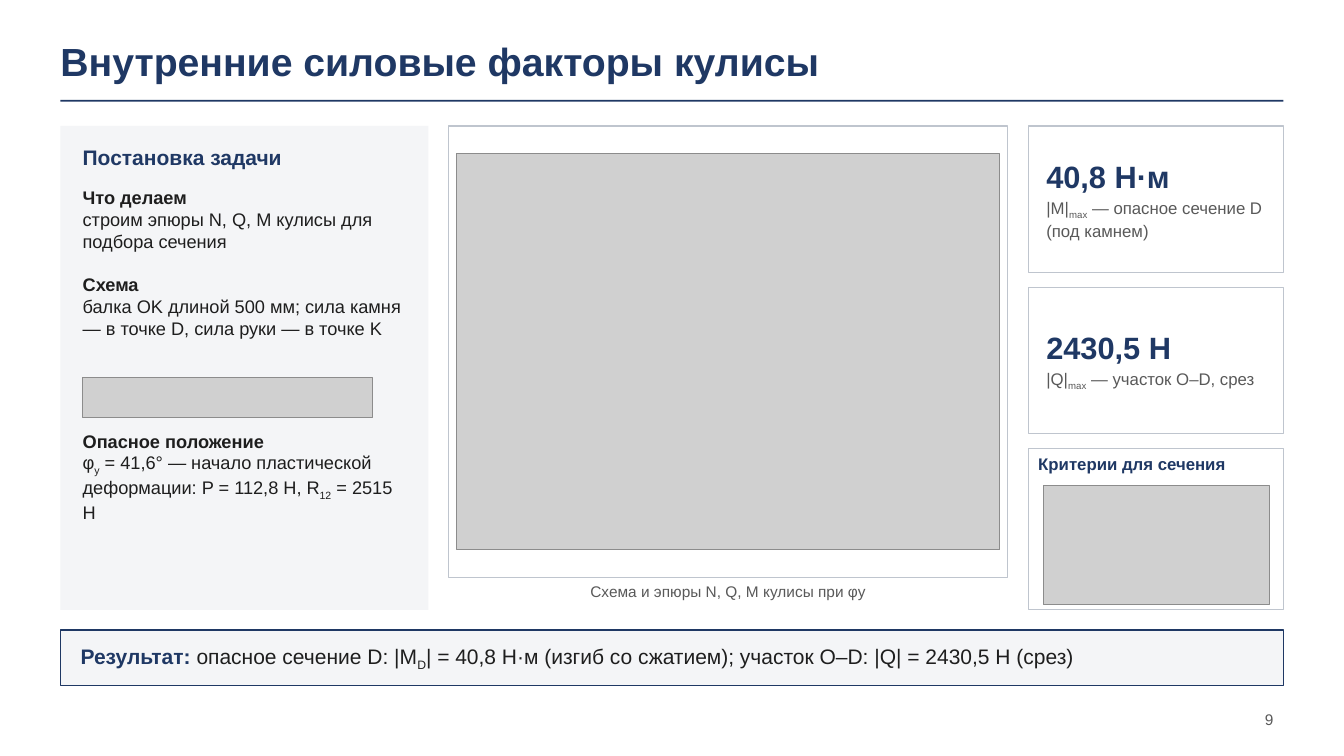
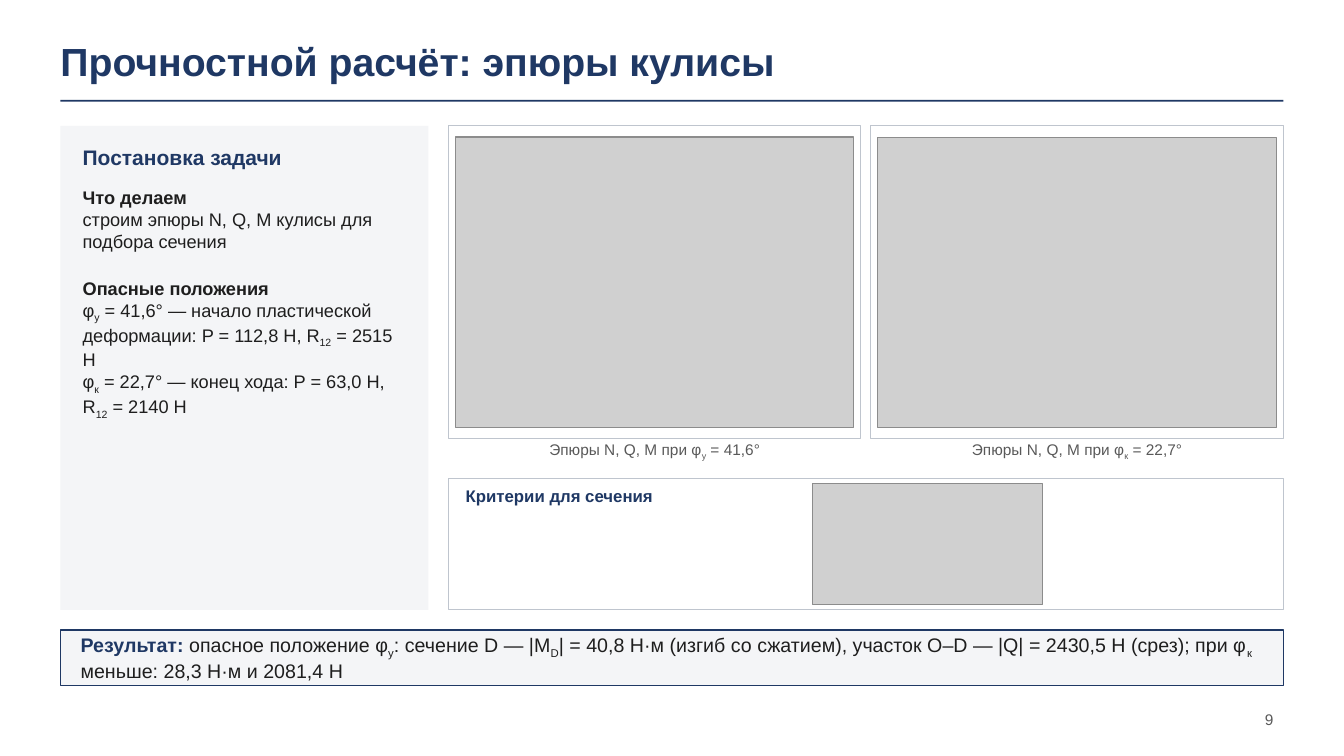
Before and after one commit to DamirNine/prikmeh, a slide deck: slide 9 of курсовой/2026-11-23/Презентация/Презентация_укупориватель_23-11.pptx. Drawn at 1344x756 pixels with LibreOffice and Linux fonts; fonts in the diff are those of the drawing; grey boxes stand for pictures; background and template pictures are left out. Boxes give left, top, right and bottom in pixels: in the first picture for what was removed or moved away, otherwise in the second. Text is boxed around its words. In the diff, an @@ line names an element or a change of style, - is before the commit and + after.

```diff
--- a/курсовой/2026-11-23/Презентация/Презентация_укупориватель_23-11.pptx
+++ b/курсовой/2026-11-23/Презентация/Презентация_укупориватель_23-11.pptx
@@ title at (x1=60, y1=47, x2=774, y2=84): text changed @@
-Внутренние силовые факторы кулисы
+Прочностной расчёт: эпюры кулисы
@@ rectangle resized from (x1=449, y1=126, x2=1008, y2=578) to (x1=449, y1=126, x2=861, y2=439) @@
@@ picture resized from (x1=457, y1=153, x2=1000, y2=549) to (x1=456, y1=137, x2=854, y2=427) @@
@@ rectangle resized from (x1=1028, y1=287, x2=1284, y2=434) to (x1=871, y1=126, x2=1284, y2=439) @@
@@ picture added at (x1=878, y1=137, x2=1276, y2=427) @@
@@ rectangle removed at (x1=1028, y1=126, x2=1284, y2=272) @@
@@ text removed at (x1=1046, y1=166, x2=1262, y2=241) @@
-40,8 Н·м
-|M|max — опасное сечение D (под камнем)
@@ text at (x1=83, y1=282, x2=269, y2=295): text changed @@
-Опасное положение
+Опасные положения
@@ text "Опасные положения" moved from (x1=83, y1=435, x2=392, y2=519) to (x1=83, y1=282, x2=392, y2=413) @@
@@ text removed at (x1=83, y1=278, x2=401, y2=339) @@
-Схема
-балка OK длиной 500 мм; сила камня — в точке D, сила руки — в точке K
@@ text removed at (x1=1046, y1=337, x2=1254, y2=389) @@
-2430,5 Н
-|Q|max — участок O–D, срез
@@ picture removed at (x1=83, y1=378, x2=373, y2=418) @@
@@ text at (x1=120, y1=375, x2=385, y2=413): paragraph added @@
+φк = 22,7° — конец хода: P = 63,0 Н, R12 = 2140 Н
@@ text at (x1=549, y1=444, x2=760, y2=458): text changed @@
-Схема и эпюры N, Q, M кулисы при φу
+Эпюры N, Q, M при φу = 41,6°
@@ text added at (x1=972, y1=444, x2=1182, y2=458), 11 pt, text #595959 @@
+Эпюры N, Q, M при φк = 22,7°
@@ rectangle resized from (x1=1028, y1=449, x2=1284, y2=610) to (x1=449, y1=479, x2=1284, y2=610) @@
@@ text "Критерии для сечения" moved from (x1=1038, y1=458, x2=1226, y2=474) to (x1=466, y1=490, x2=653, y2=506) @@
@@ picture resized from (x1=1044, y1=486, x2=1269, y2=605) to (x1=813, y1=484, x2=1043, y2=605) @@
@@ text at (x1=81, y1=637, x2=1228, y2=681): text changed; size 15 to 14 pt @@
-Результат: опасное сечение D: |MD| = 40,8 Н·м (изгиб со сжатием); участок O–D: |Q| = 2430,5 Н (срез)
+Результат: опасное положение φу: сечение D — |MD| = 40,8 Н·м (изгиб со сжатием), участок O–D — |Q| = 2430,5 Н (срез); при φк меньше: 28,3 Н·м и 2081,4 Н
```
Also in this commit, not shown: 1 other slide changed, 11 other files.
